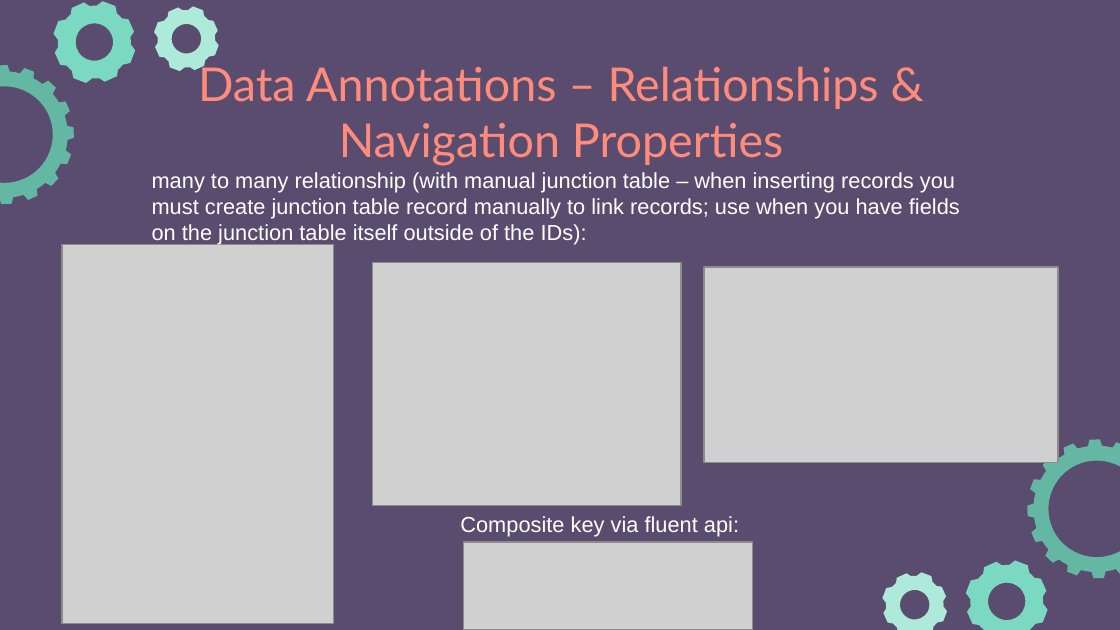
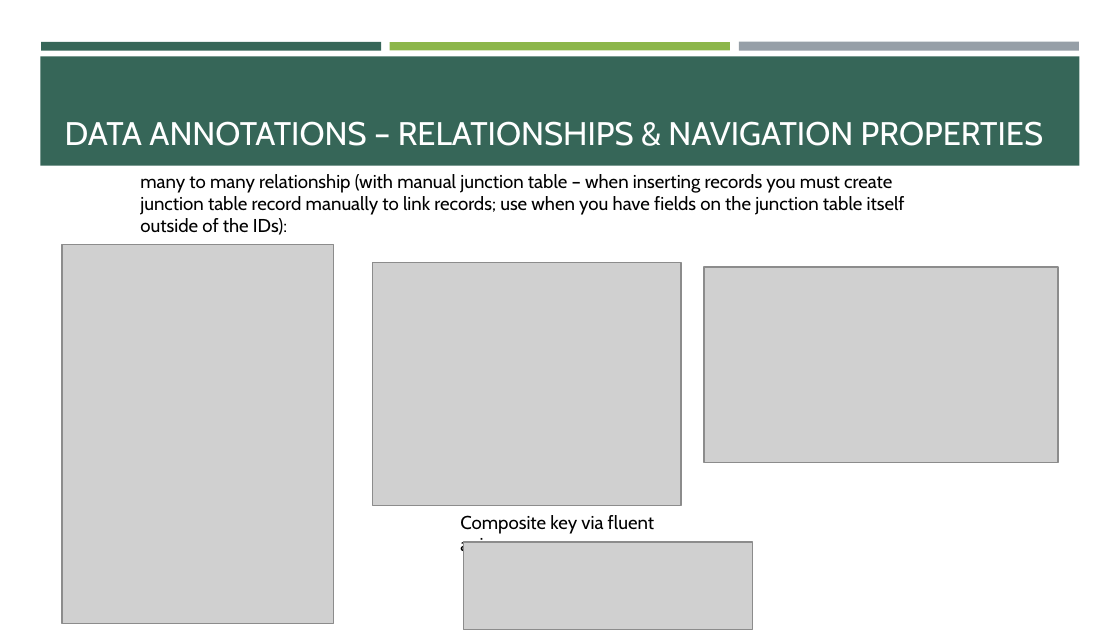
Before and after one commit to e-m-wilson/dotnet, a slide deck: slide 19 of Resources-Notes-Ppts/ASP-NET-Identity/ASPNET.pptx. Drawn at 1120x630 pixels with LibreOffice and Linux fonts; fonts in the diff are those of the drawing; grey boxes stand for pictures. Boxes give left, top, right and bottom in pixels: in the first picture for what was removed or moved away, otherwise in the second. Text is boxed around its words. In the diff, an @@ line names an element or a change of style, - is before the commit and + after.

```diff
--- a/Resources-Notes-Ppts/ASP-NET-Identity/ASPNET.pptx
+++ b/Resources-Notes-Ppts/ASP-NET-Identity/ASPNET.pptx
@@ background #594C6F to #FFFFFF @@
@@ freeform shape removed at (42,0,149,96) @@
@@ freeform shape removed at (144,0,228,80) @@
@@ freeform shape removed at (0,45,94,224) @@
@@ rectangle added at (40,56,1080,166), fill #366658 @@
@@ rectangle added at (41,43,382,52), fill #366658 @@
@@ rectangle added at (390,43,730,50), fill #8CB64A @@
@@ rectangle added at (739,41,1080,50), fill #969FA7 @@
@@ title "DATA ANNOTATIONS – RELATIONSHIPS & ..." at (65,121,1043,146): vertical alignment top to bottom @@
@@ title at (65,121,1043,146): text changed; size 30 to 21 pt; font Lato to Cabin; text colour #FF8B7B to #FFFFFF @@
-Data Annotations – Relationships & Navigation Properties
+DATA ANNOTATIONS – RELATIONSHIPS & NAVIGATION PROPERTIES
@@ text "many to many relationship (with ...": place and size @@
-text "many to many relationship (with ..." at (152,172,960,245)
+text "many to many relationship (with ..." at (140,174,905,235)
@@ text "many to many relationship (with ..." at (140,174,905,235): size 14 to 12 pt, font Arial to Cabin, text colour #FFFFFF to #000000 @@
@@ freeform shape removed at (1007,419,1120,598) @@
@@ text "Composite key via fluent api:" at (460,515,654,556): size 14 to 12 pt, font Arial to Cabin, text colour #FFFFFF to #000000 @@
@@ freeform shape removed at (873,563,957,630) @@
@@ freeform shape removed at (953,548,1060,630) @@
```
Also in this commit, not shown: 37 other slides changed, 12 slides added, 2 other files.
